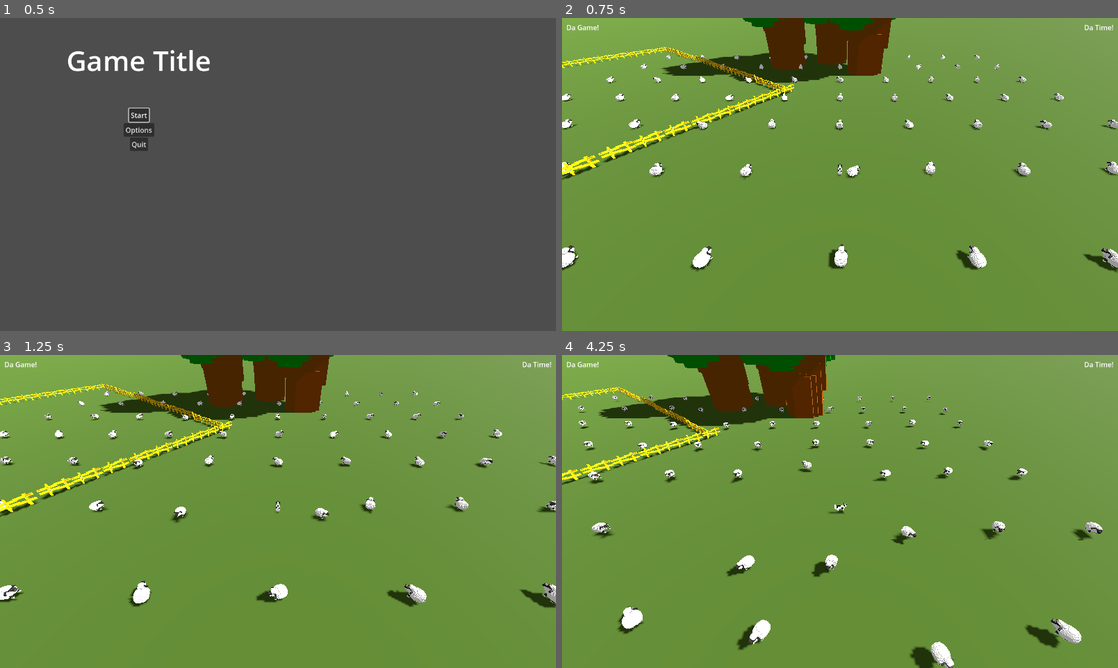
Above: before the commit, frames 1-4 (two rows, left to right).
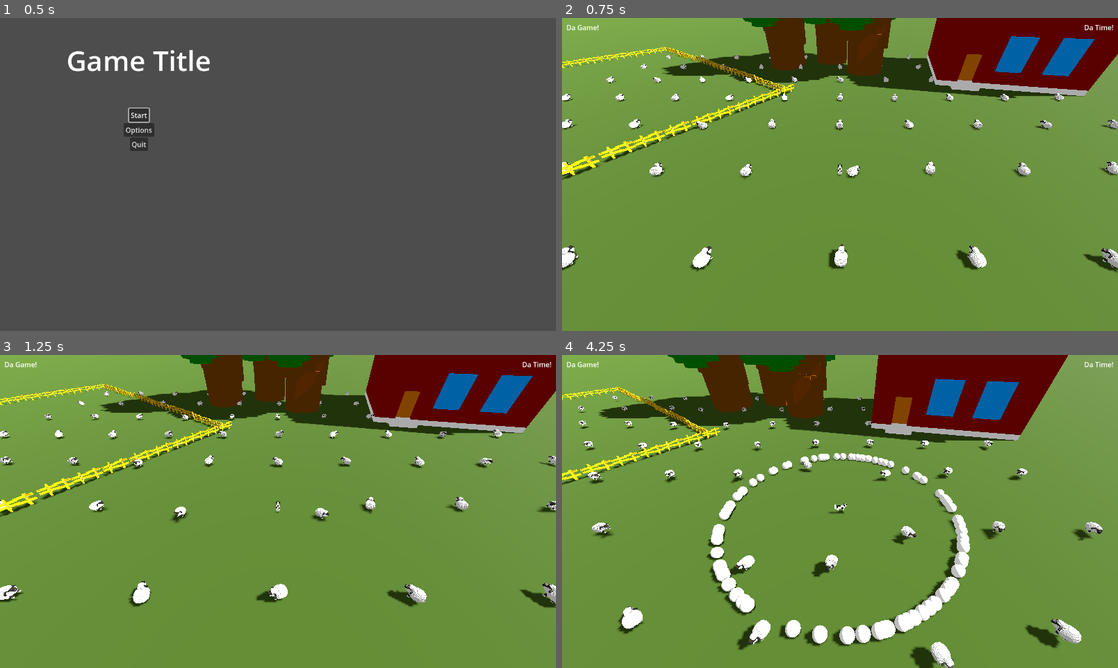
Above: after the commit, the same moments.

Repository: hunttis/ld-58
Game: Godot game, scene res://assets/scenes/master.tscn
The game is run twice, just before and just after one commit, with the same random seed, the same clock (stepped at 60 frames per second) and the same inputs.
Inputs (mouse positions are in pixels of both pictures, inside the frame that each line leads up to):
- Up to frame 1 (0.5 s): no input
- Up to frame 2 (0.75 s): click "Start" at 0.5 s
- Up to frame 3 (1.25 s): no input
- Up to frame 4 (4.25 s): move the mouse to (962, 495) at 1.27 s; click (962, 495) at 1.35 s; move the mouse to (728, 527) at 2.02 s; tap E (ability_e) at 2.1 s; move the mouse to (895, 442) at 2.77 s; hold Q (ability_q) 2.78-3.53 s; move the mouse to (812, 574) at 3.52 s; tap W (ability_w) at 3.6 s

Frame 1 is identical in both runs. In frame 2, 9.0% of the frame differs, in the area x 50-100%, y 0-26%; in frame 3, 9.0%; in frame 4, 14%, in the area x 26-91%, y 0-94%.

Commit message:
Talo and bark effect

Diff:
--- /dev/null
+++ b/assets/scenes/game/dog/BarkEffect.tscn
@@ -0,0 +1,46 @@
+[gd_scene load_steps=10 format=3 uid="uid://dsyl2a00yl536"]
+
+[ext_resource type="Script" uid="uid://csnt2k5ay64n3" path="res://assets/scenes/game/dog/bark_effect.gd" id="1_1ma8h"]
+
+[sub_resource type="Curve" id="Curve_1ma8h"]
+_data = [Vector2(0, 1), 0.0, 0.0, 0, 0, Vector2(1, 0), 0.0, 0.0, 0, 0]
+point_count = 2
+
+[sub_resource type="CurveTexture" id="CurveTexture_1dcwn"]
+curve = SubResource("Curve_1ma8h")
+
+[sub_resource type="CurveTexture" id="CurveTexture_3ex43"]
+
+[sub_resource type="Curve" id="Curve_1dcwn"]
+_data = [Vector2(0.015151501, 1), 0.0, 0.0, 0, 0, Vector2(0.8181818, 0.9101124), -0.906367, -0.906367, 0, 0, Vector2(1, 0), 0.0, 0.0, 0, 0]
+point_count = 3
+
+[sub_resource type="CurveTexture" id="CurveTexture_rjn6y"]
+curve = SubResource("Curve_1dcwn")
+
+[sub_resource type="ParticleProcessMaterial" id="ParticleProcessMaterial_v5ias"]
+direction = Vector3(0, 0, 0)
+spread = 180.0
+flatness = 1.0
+initial_velocity_min = 30.0
+initial_velocity_max = 30.0
+gravity = Vector3(0, 0, 0)
+linear_accel_curve = SubResource("CurveTexture_3ex43")
+damping_min = 30.000002
+damping_max = 30.000002
+scale_curve = SubResource("CurveTexture_rjn6y")
+alpha_curve = SubResource("CurveTexture_1dcwn")
+
+[sub_resource type="StandardMaterial3D" id="StandardMaterial3D_1ma8h"]
+
+[sub_resource type="SphereMesh" id="SphereMesh_f526s"]
+material = SubResource("StandardMaterial3D_1ma8h")
+
+[node name="BarkEffect" type="GPUParticles3D"]
+emitting = false
+amount = 100
+one_shot = true
+explosiveness = 1.0
+process_material = SubResource("ParticleProcessMaterial_v5ias")
+draw_pass_1 = SubResource("SphereMesh_f526s")
+script = ExtResource("1_1ma8h")
--- a/assets/scenes/game/dog/bark.gd
+++ b/assets/scenes/game/dog/bark.gd
@@ -1,5 +1,7 @@
 extends Node3D
 class_name Bark
+
+const bark_fx_scene = preload("res://assets/scenes/game/dog/BarkEffect.tscn")
 
 @onready var barkArea: Area3D = $BarkThreatRange
 @onready var barkAreaCollider: CollisionShape3D = $BarkThreatRange/CollisionShape3D
@@ -11,6 +13,8 @@
 
 # Called when the node enters the scene tree for the first time.
 func _ready():
+  var bark_fx = bark_fx_scene.instantiate()
+  add_child(bark_fx)
   barkAudio.play()
   (barkAreaCollider.shape as SphereShape3D).radius = bark_threat_range
   barkActiveTimer.start(bark_active_time)
--- /dev/null
+++ b/assets/scenes/game/dog/bark_effect.gd
@@ -0,0 +1,8 @@
+extends GPUParticles3D
+
+func _ready():
+  emitting = true
+
+func _process(_delta):
+  if !emitting:
+    queue_free()
--- a/assets/scenes/game/laidun/laidun.tscn
+++ b/assets/scenes/game/laidun/laidun.tscn
@@ -1,8 +1,9 @@
-[gd_scene load_steps=8 format=3 uid="uid://c8hii7jmloklt"]
+[gd_scene load_steps=9 format=3 uid="uid://c8hii7jmloklt"]
 
 [ext_resource type="PackedScene" uid="uid://dxkkrebg77b4x" path="res://assets/scenes/game/laidun/corral.tscn" id="1_5sja6"]
 [ext_resource type="PackedScene" uid="uid://b32fyljsyd61b" path="res://assets/scenes/game/laidun/water_trough.tscn" id="2_ju034"]
 [ext_resource type="PackedScene" uid="uid://ba047qtv5jj3g" path="res://assets/scenes/game/laidun/tree.tscn" id="3_a3rql"]
+[ext_resource type="PackedScene" uid="uid://dqo1mf7iuu88u" path="res://assets/models/talo.gltf" id="4_x2auq"]
 
 [sub_resource type="NavigationMesh" id="NavigationMesh_htd2r"]
 vertices = PackedVector3Array(-64, 0.5, -53, -62.5, 0.5, -54, -57.75, 0.5, -60.5, -56.5, 0.5, -249.5, -249.5, 0.5, -249 …(10095 unchanged characters)…
@@ -47,3 +48,6 @@
 
 [node name="Tree4" parent="." instance=ExtResource("3_a3rql")]
 transform = Transform3D(1, 0, 0, 0, 1, 0, 0, 0, 1, -57.32617, 3.8146973e-06, 23.354921)
+
+[node name="talo" parent="." instance=ExtResource("4_x2auq")]
+transform = Transform3D(-0.23246092, 0, -0.97260576, 0, 1, 0, 0.97260576, 0, -0.23246092, 35.820232, 0, -36.87153)
Not shown, added: assets/models/talo.gltf
Not shown, added: assets/models/talo.gltf.import
Binary file added: assets/models/talo_0.png
Not shown, added: assets/models/talo_0.png.import
Not shown, added: assets/scenes/game/dog/bark_effect.gd.uid
